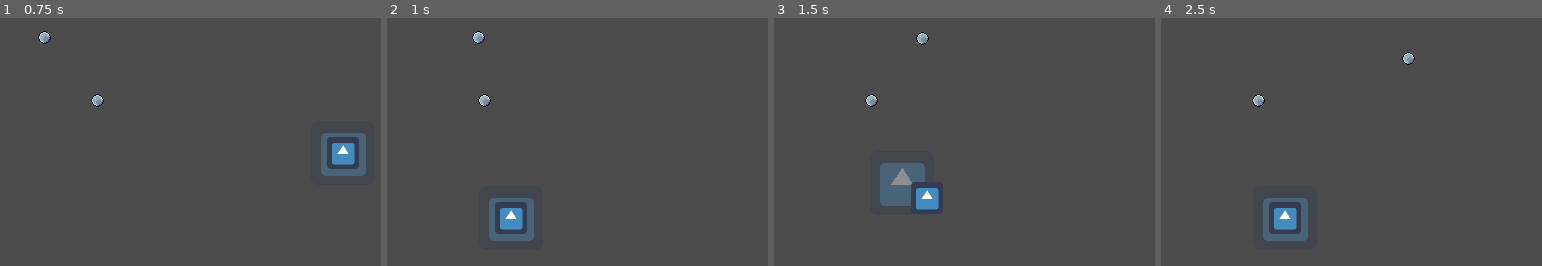
Above: before the commit, frames 1-4 (left to right).
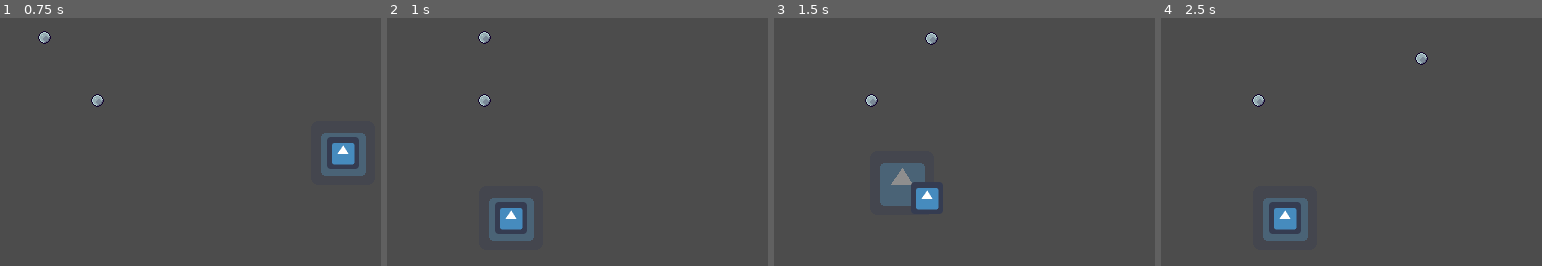
Above: after the commit, the same moments.

Repository: Bricksparts/MJ7-PreJam
Game: Godot game, scene res://World.tscn
Two runs of this game, one before a commit and one after it. Both use one fixed random seed, a clock stepped at 60 frames per second and the inputs below. The engine's default icon, where the game draws it, is replaced by a stand-in: a white triangle on a blue panel in a dark square.
Inputs (mouse positions are in pixels of both pictures, inside the frame that each line leads up to):
- Up to frame 1 (0.75 s): tap Enter at 0.5 s; move the mouse to (342, 151) at 0.52 s; hold Right (ui_right) from 0.53 s (still down); tap Space (action_jump) at 0.6 s; click (342, 151) at 0.67 s
- Up to frame 2 (1 s): keep holding Right (ui_right); tap Space (action_jump) at 0.77 s
- Up to frame 3 (1.5 s): tap Space (action_jump) at 1.07 s; release Right (ui_right) at 1.25 s; drag from (899, 184) to (979, 228) at 1.27 s
- Up to frame 4 (2.5 s): move the mouse to (1442, 102) at 2.02 s; hold Right (ui_right) from 2.03 s (still down); tap Space (action_jump) at 2.1 s

Frame 1 is identical in both runs. In frame 2, 0.2% of the frame differs, in the area x 22-28%, y 5-11%; in frame 3, 0.2%; in frame 4, 0.3%, in the area x 63-71%, y 13-19%.

Commit message:
Change code to use timers.

Diff:
--- a/Top Down Movement Prototype/Player.gd
+++ b/Top Down Movement Prototype/Player.gd
@@ -3,6 +3,10 @@
 onready var pointer:= $Pointer
 onready var ray:= $Pointer/RayCast2D
 onready var reticle:= $Pointer/Reticle
+onready var coyote_timer: Timer = $coyote_timer
+onready var jump_timer: Timer = $jump_timer
+onready var sidestep_timer: Timer = $sidestep_timer
+onready var jump_charge_timer: Timer = $jump_charge_timer
 
 enum moveState {stopped, walk, run, glide, sprint, walled, falling, sidestep}
 enum moveAction {none, jump, sidestep, roll, vault}
@@ -44,9 +48,9 @@
 var isHoldingRun = false
 var isInputAxisLocked = false
 
-var jumpChargeUpTimer = 0
-var sidestepTimer = 0
-var airTimer = 0
+#var jumpChargeUpTimer = 0
+#var sidestepTimer = 0
+#var airTimer = 0
 
 var velocity = Vector2()
 var velocityMemory = Vector2()
@@ -58,10 +62,10 @@
 
 func _ready():
 	add_to_group("Player")
+	# TODO
 	get_parent().get_node("StaticBody2D").add_to_group("wallRunnable")
 
 func _physics_process(delta):
-	update_timers(delta)
 	update_input_axis()
 	update_is_holding_run()
 	update_player_state()
@@ -91,15 +95,15 @@
 	if Input.is_action_just_pressed("action_jump"):
 		if playerMoveState == moveState.run or moveState.sprint:
 			playerQueuedMoveAction = moveAction.sidestep
-			jumpChargeUpTimer = TIMER_JUMP_CHARGE_UP
+			jump_charge_timer.start()
 #			isInputAxisLocked = true
 
 	if playerQueuedMoveAction == moveAction.sidestep:
-		if jumpChargeUpTimer == 0:
+		if jump_charge_timer.is_stopped():
 			playerQueuedMoveAction = moveAction.jump
 		elif Input.is_action_just_released("action_jump"):
 			do_action_sidestep()
-			jumpChargeUpTimer = 0
+			jump_charge_timer.stop()
 #			isInputAxisLocked = false
 	elif playerQueuedMoveAction == moveAction.jump:
 		if Input.is_action_just_released("action_jump"):
@@ -110,16 +114,6 @@
 #func update_reticle():
 #	reticle.draw_set_transform()
 #	 = inputAxis * 16
-
-func update_timers(delta):
-	airTimer = calc_timer(airTimer, delta)
-	sidestepTimer = calc_timer(sidestepTimer, delta)
-	jumpChargeUpTimer = calc_timer(jumpChargeUpTimer, delta)
-
-func calc_timer(timer, delta):
-	if timer > 0:
-		timer = max(0, timer - TICKS_PER_SECOND * delta)
-	return timer
 
 func update_player_state():
 	#Updates the player state and initiates actions based on player input
@@ -187,7 +181,7 @@
 
 	elif playerMoveState == moveState.glide:
 		#Glide state
-		if airTimer == 0:
+		if jump_timer.is_stopped():
 			#Transition from Glide to one of the grounded states
 			touch_ground()
 
@@ -195,7 +189,7 @@
 		#Sidestep state
 
 		#NEED TO CHECK FOR WALLRUNABLE OBJECT
-		if sidestepTimer == 0:
+		if sidestep_timer.is_stopped():
 			#transition from Sidestep to one of the grounded states
 			sidestep_end()
 
@@ -203,14 +197,17 @@
 	#Makes the player perform a jump
 	playerMoveState = moveState.glide
 	velocity += calc_force_jump()
-	airTimer = TIMER_JUMP
+	# starting the timer
+	jump_timer.start()
 
 func do_action_sidestep():
 	#Makes the player perform a sidestep
 	playerMoveState = moveState.sidestep
 	velocityMemory = velocity
 	velocity = calc_force_sidestep()
-	sidestepTimer = TIMER_SIDESTEP
+	# starting sidestep timer
+	#sidestepTimer = TIMER_SIDESTEP
+	sidestep_timer.start()
 
 func convert_grounded_speed_to_state():
 	if velocity.length() >= (THRESHOLD_RUN + CLAMP_FUDGE):
--- a/Top Down Movement Prototype/Player.tscn
+++ b/Top Down Movement Prototype/Player.tscn
@@ -67,4 +67,20 @@
 
 [node name="RayCast2D" type="RayCast2D" parent="WallDetector"]
 enabled = true
+
+[node name="coyote_timer" type="Timer" parent="."]
+wait_time = 0.24
+one_shot = true
+
+[node name="jump_timer" type="Timer" parent="."]
+wait_time = 0.18
+one_shot = true
+
+[node name="sidestep_timer" type="Timer" parent="."]
+wait_time = 0.1
+one_shot = true
+
+[node name="jump_charge_timer" type="Timer" parent="."]
+wait_time = 0.4
+one_shot = true
 [connection signal="whileDetectWestWall" from="WallDetector" to="." method="_on_WallDetector_whileDetectWestWall"]
--- a/Top Down Movement Prototype/World.tscn
+++ b/Top Down Movement Prototype/World.tscn
@@ -6,16 +6,13 @@
 
 [sub_resource type="RectangleShape2D" id=1]
 
-[node name="World" type="Node"]
+[node name="World" type="Node2D"]
 
 [node name="Player" parent="." instance=ExtResource( 1 )]
 position = Vector2( 38.9554, 19.7088 )
 
 [node name="StaticBody2D" type="StaticBody2D" parent="."]
 position = Vector2( 123.579, 82.6998 )
-__meta__ = {
-"_edit_group_": true
-}
 
 [node name="Sprite" type="Sprite" parent="StaticBody2D"]
 texture = ExtResource( 2 )
